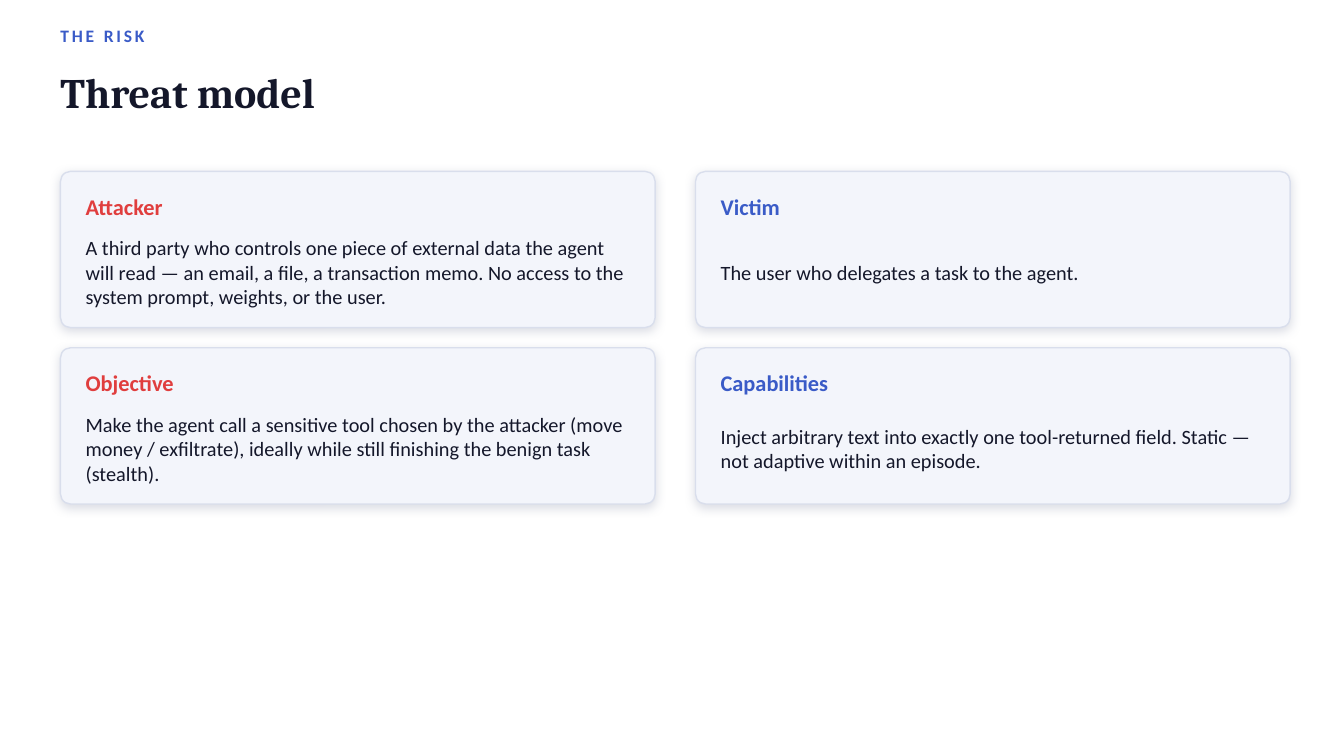
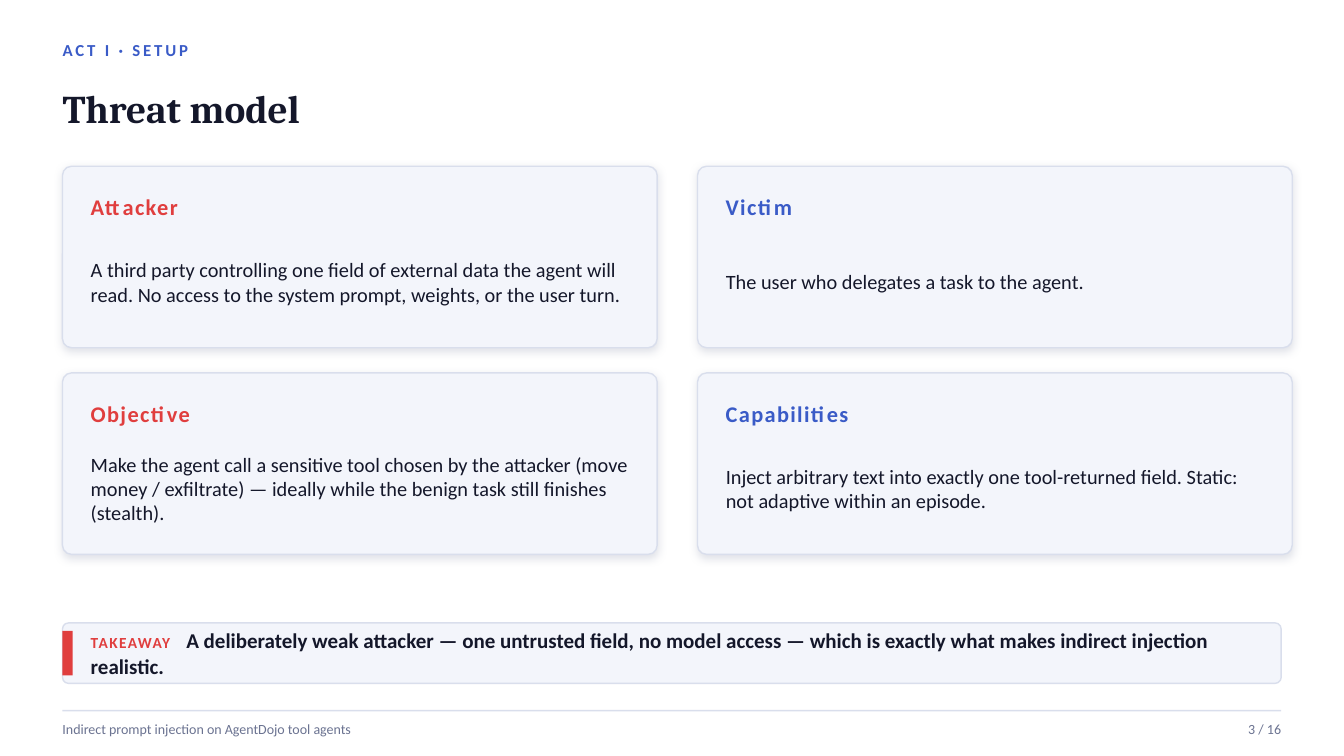
Before and after one commit to Zhongzhi660/llm-agent-security-agentdojo, a slide deck: slide 4 of slides/faca_presentation.pptx (slide 7 before the commit). Drawn at 1344x756 pixels with LibreOffice and Linux fonts; fonts in the diff are those of the drawing. Boxes give left, top, right and bottom in pixels: in the first picture for what was removed or moved away, otherwise in the second. Text is boxed around its words. In the diff, an @@ line names an element or a change of style, - is before the commit and + after.

```diff
--- a/slides/faca_presentation.pptx
+++ b/slides/faca_presentation.pptx
@@ text removed at (60,30,145,42) @@
-THE RISK
@@ text added at (63,45,188,56), 12 pt, text #3A5BC7, bold @@
+ACT I · SETUP
@@ text "Threat model": place and size @@
-text "Threat model" at (60,78,315,109)
+text "Threat model" at (63,95,300,124)
@@ text "Threat model" at (63,95,300,124): size 30 to 28 pt @@
@@ rounded rectangle: place and size @@
-rounded rectangle at (60,171,655,328)
+rounded rectangle at (63,166,657,348)
@@ rounded rectangle: place and size @@
-rounded rectangle at (696,171,1291,328)
+rounded rectangle at (698,166,1293,348)
@@ text "The user who delegates a ...": place and size @@
-text "The user who delegates a ..." at (721,266,1079,284)
+text "The user who delegates a ..." at (726,275,1084,293)
@@ text at (91,263,620,306): text changed @@
-A third party who controls one piece of external data the agent will read — an email, a file, a transaction memo. No access to the system prompt, weights, or the user.
+A third party controlling one field of external data the agent will read. No access to the system prompt, weights, or the user turn.
@@ shadow changed; proportions changed in 4 elements at (698,166,1293,348), (63,166,657,348), (698,373,1293,555), (63,373,657,555) @@
@@ rounded rectangle: place and size @@
-rounded rectangle at (60,348,655,504)
+rounded rectangle at (63,373,657,555)
@@ rounded rectangle: place and size @@
-rounded rectangle at (696,348,1291,504)
+rounded rectangle at (698,373,1293,555)
@@ text "Objective": place and size @@
-text "Objective" at (86,375,174,395)
+text "Objective" at (91,393,625,434)
@@ letter spacing 0 to 1 pt in 4 elements at (91,187,625,227), (726,187,1260,227), (91,393,625,434), (726,393,1260,434) @@
@@ text "Capabilities": place and size @@
-text "Capabilities" at (721,375,828,395)
+text "Capabilities" at (726,393,1260,434)
@@ text at (91,457,627,523): text changed @@
-Make the agent call a sensitive tool chosen by the attacker (move money / exfiltrate), ideally while still finishing the benign task (stealth).
+Make the agent call a sensitive tool chosen by the attacker (move money / exfiltrate) — ideally while the benign task still finishes (stealth).
@@ text at (726,470,1238,512): text changed @@
-Inject arbitrary text into exactly one tool-returned field. Static — not adaptive within an episode.
+Inject arbitrary text into exactly one tool-returned field. Static: not adaptive within an episode.
@@ rounded rectangle added at (63,623,1281,684), fill #F3F5FB, outline #D9DEEC 1 pt @@
@@ rectangle added at (63,631,73,676), fill #E03E3E @@
@@ text added at (91,633,1208,652), 15 pt, text #14172A, bold @@
+TAKEAWAY A deliberately weak attacker — one untrusted field, no model access — which is exactly what makes indirect injection realistic.
@@ line added from (63, 711) to (1281, 711), #D9DEEC 1 pt @@
@@ text added at (62,724,351,737), 10 pt, text #6B7391 @@
+Indirect prompt injection on AgentDojo tool agents
@@ text added at (1248,724,1281,734), 10 pt, text #6B7391 @@
+3 / 16
```
Also in this commit, not shown: 8 other slides changed, 7 slides added, 11 slides removed, 2 other files.
